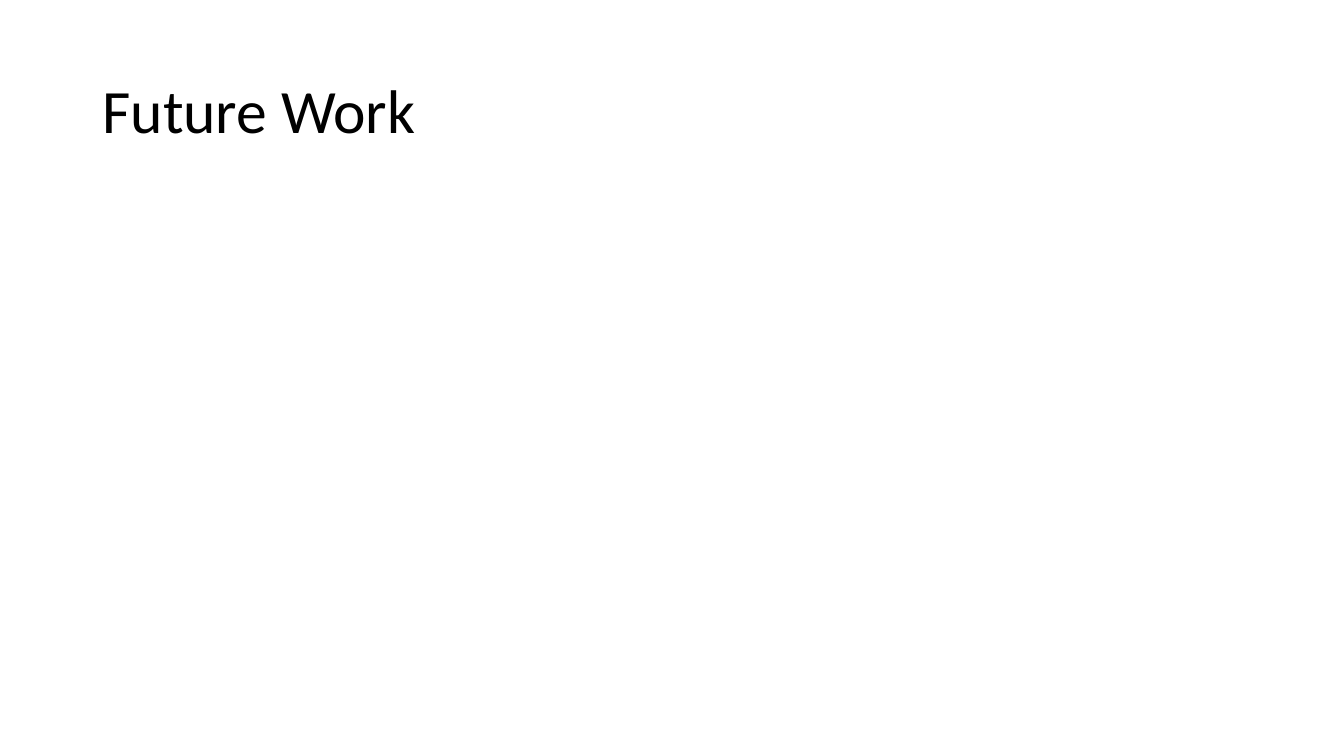
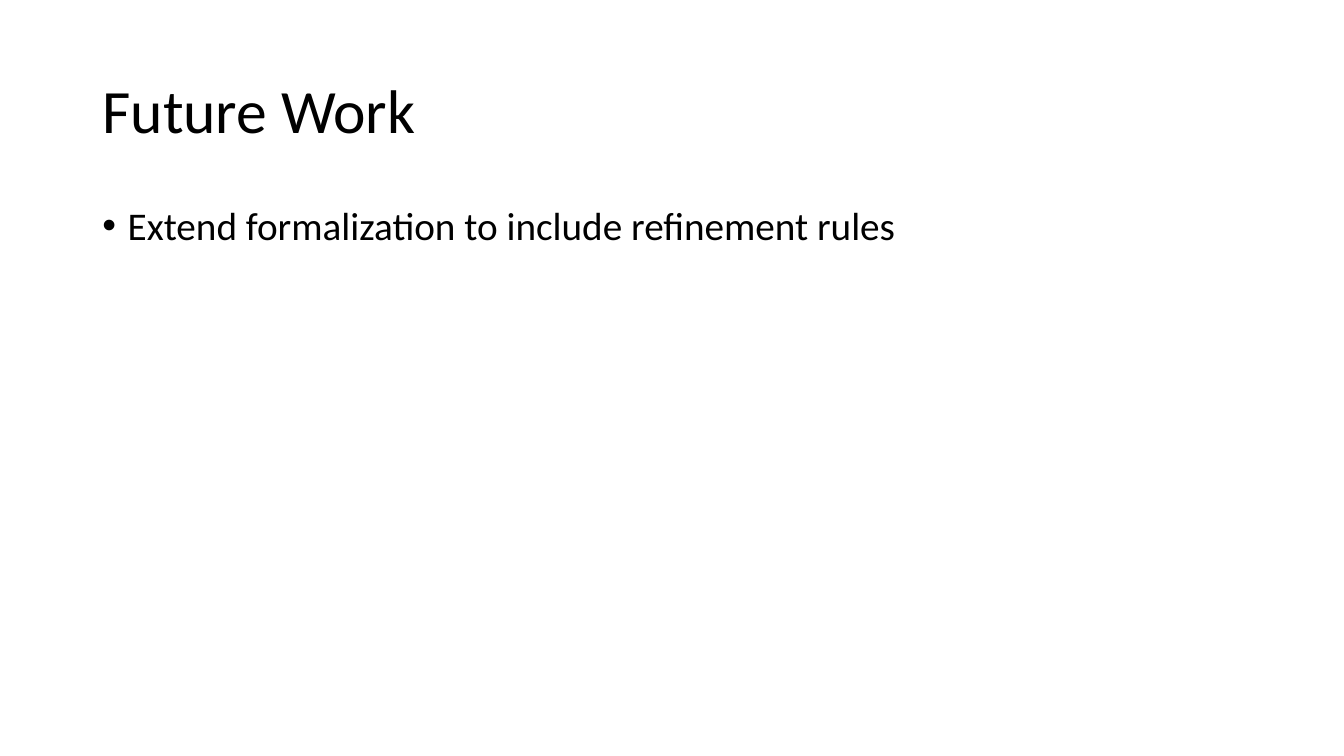
Before and after one commit to kmorris3/rodin_scxml_plugin, a slide deck: slide 13 of manuscripts/ICTAC2023/ICTAC-2023-Presentation.pptx (slide 12 before the commit). Drawn at 1344x756 pixels with LibreOffice and Linux fonts; fonts in the diff are those of the drawing. Boxes give left, top, right and bottom in pixels: in the first picture for what was removed or moved away, otherwise in the second. Text is boxed around its words. In the diff, an @@ line names an element or a change of style, - is before the commit and + after.

Commit message:
Updates to include presentation

```diff
--- a/manuscripts/ICTAC2023/ICTAC-2023-Presentation.pptx
+++ b/manuscripts/ICTAC2023/ICTAC-2023-Presentation.pptx
@@ text added at box(128, 212, 895, 241), 28 pt, text #000000 @@
+• Extend formalization to include refinement rules
```
Also in this commit, not shown: 5 other slides changed, 4 slides added, 3 slides removed.
